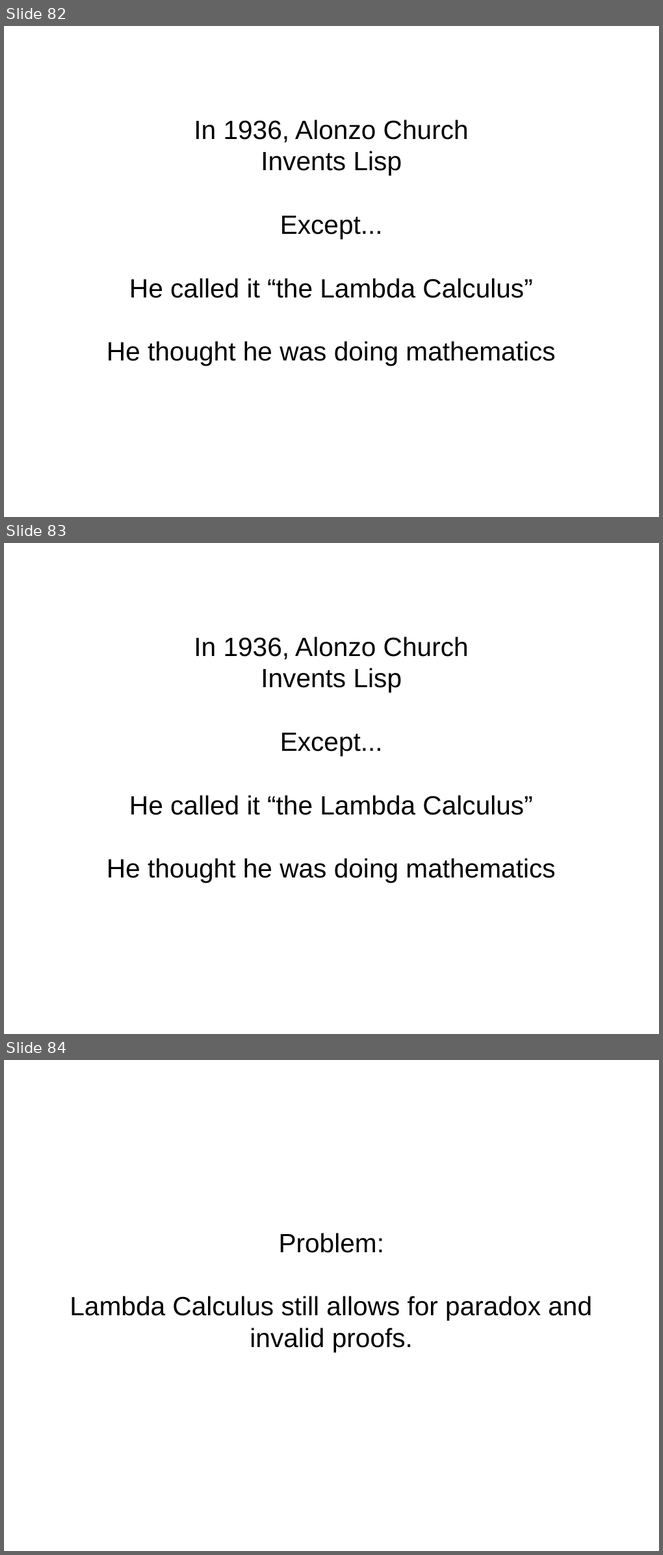
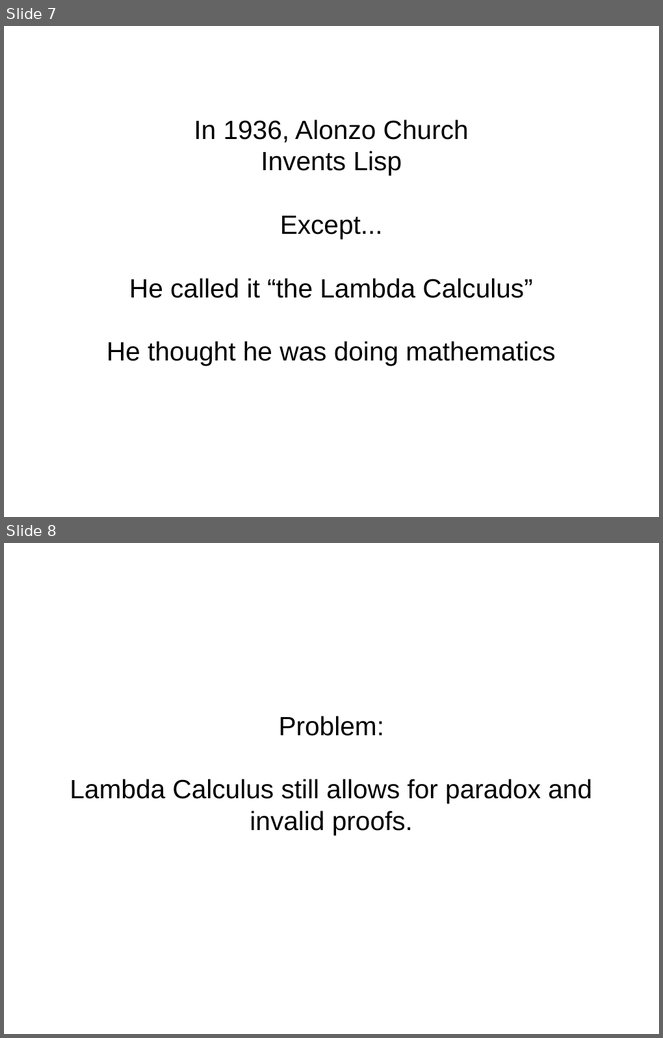
Before and after one commit to bhurt/presentations, a slide deck: statictyping.odp. Shown one above the other, each under a label of ours: slides 82, 83 and 84 before the commit, slides 7 and 8 after it. The pictures are 663x1555 and 663x1038 pixels, drawn with LibreOffice and Linux fonts; fonts in the diff are those of the drawing. Boxes give left, top, right and bottom in pixels: in the first picture for what was removed or moved away, otherwise in the second. Text is boxed around its words. In the diff, an @@ line names an element or a change of style, - is before the commit and + after.

```diff
--- a/statictyping.odp
+++ b/statictyping.odp
@@ slide 83 removed at [4,543,659,1034], background #FFFFFF @@
@@ subtitle removed at [107,637,555,883] @@
-In 1936, Alonzo Church
-Invents Lisp
-Except...
-He called it “the Lambda Calculus”
-He thought he was doing mathematics
@@ what was slide 82 is now slide 7 @@
@@ what was slide 84 is now slide 8 @@
```
Also in this commit, not shown: 3 slides changed, 17 slides added, 6 other slides removed.
